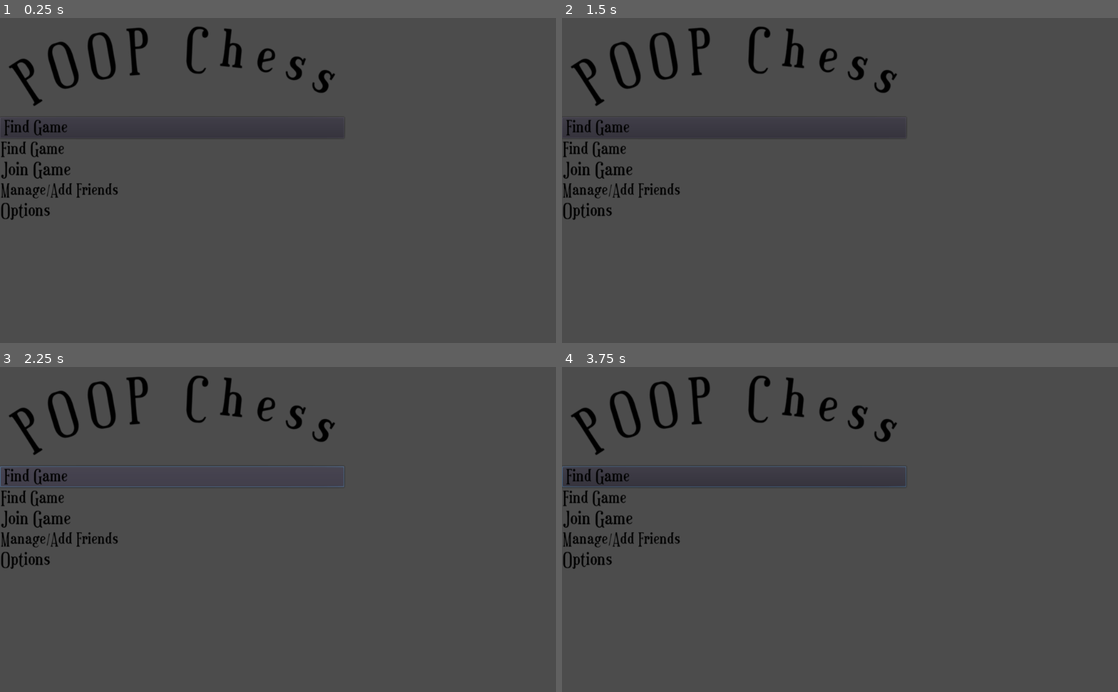
Above: before the commit, frames 1-4 (two rows, left to right).
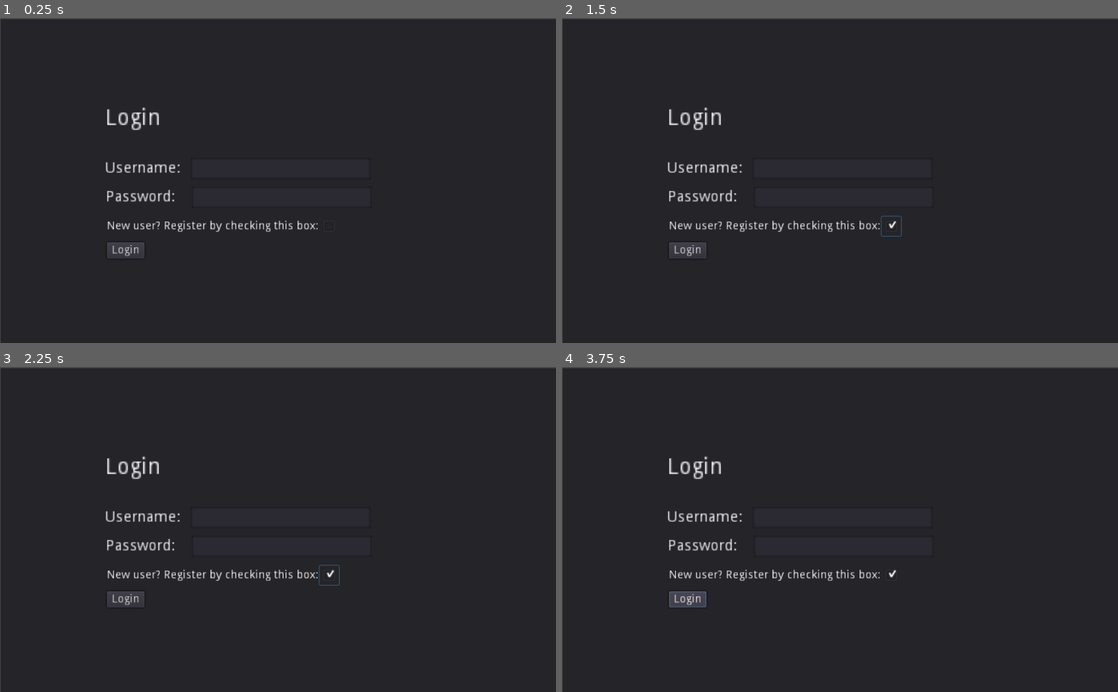
Above: after the commit, the same moments.

Repository: warez80/MultiplayerChess
Game: Godot game, scene res://Login.tscn
Same seed, same stepped clock (60 frames per second), same inputs: the game is played once before the commit and once after it. Before the commit the project starts from res://MainMenu.tscn. Video files are missing from this copy of the repository; at most half a second of black plays in their place.
Inputs (mouse positions are in pixels of both pictures, inside the frame that each line leads up to):
- Up to frame 1 (0.25 s): no input
- Up to frame 2 (1.5 s): click (689, 252) at 0.5 s, where only the run after the commit has a clickable "Login"; click (890, 226) at 1.27 s
- Up to frame 3 (2.25 s): click (172, 477) at 2.02 s
- Up to frame 4 (3.75 s): click (734, 477) at 2.77 s; click (689, 601) at 3.5 s, where only the run after the commit has a clickable "Login"

The runs differ from the first frame. In frame 1, 96% of the frame differs, in the area x 0-100%, y 0-100%; in frame 2, 96%; in frame 3, 97%; in frame 4, 96%.
Error after the commit: Invalid get index '0' (on base: 'Nil'). (res://Login.gd:26)

Commit message:
Added functionality to Login Screen

Diff:
--- a/Login.gd
+++ b/Login.gd
@@ -1,4 +1,8 @@
 extends Node
+
+onready var username = get_node("Panel/username/username_input")
+onready var password = get_node("Panel/password/password_input")
+onready var register = get_node("Panel/register_user/register_box")
 
 # class member variables go here, for example:
 # var a = 2
@@ -15,11 +19,25 @@
 #	pass
 
 
-func _on_Button_pressed():
-	var QUERY = "a=login&u=chris2&p=123&i=localhost"
+func _on_HTTPRequest_request_completed( result, response_code, headers, body ):
+	var json = JSON.parse(body.get_string_from_utf8())
+	print(json.result)
+
+	if json.result[0].status == 'Fail':
+		return
+
+	if json.result[0].action == 'login':
+		return
+
+	if json.result[0].action == 'register':
+		# GOTO New Lobby
+		return
+
+func _on_LoginButton_pressed():
+	var QUERY = "a=login&u="+username.get_text()+"&p="+password.get_text()+"&i=localhost"
+
+	if register.is_pressed():
+		QUERY = "a=register&u="+username.get_text()+"&p="+password.get_text()
+
 	var HEADERS = ["Content-Type: application/x-www-form-urlencoded", "Content-Length: " + str(QUERY.length())]
 	$HTTPRequest.request("http://www.chrisnastovski.com/COP4331/api.php", HEADERS, true, HTTPClient.METHOD_POST, QUERY)
-
-func _on_HTTPRequest_request_completed( result, response_code, headers, body ):
-    var json = JSON.parse(body.get_string_from_utf8())
-    print(json.result)
--- a/Login.tscn
+++ b/Login.tscn
@@ -2,7 +2,7 @@
 
 [ext_resource path="res://Login.gd" type="Script" id=1]
 
-[node name="Main" type="Node" index="0"]
+[node name="Main" type="Node"]
 
 script = ExtResource( 1 )
 
@@ -13,10 +13,11 @@
 anchor_right = 0.0
 anchor_bottom = 0.0
 margin_left = 1.0
-margin_top = 1.0
+margin_top = 2.0
 margin_right = 1027.0
-margin_bottom = 603.0
-rect_pivot_offset = Vector2( 0, 0 )
+margin_bottom = 604.0
+rect_pivot_offset = Vector2( 0, 0 )
+rect_clip_content = false
 mouse_filter = 0
 mouse_default_cursor_shape = 0
 size_flags_horizontal = 1
@@ -35,6 +36,7 @@
 margin_bottom = 177.0
 rect_scale = Vector2( 3, 3 )
 rect_pivot_offset = Vector2( 0, 0 )
+rect_clip_content = false
 mouse_filter = 2
 mouse_default_cursor_shape = 0
 size_flags_horizontal = 1
@@ -57,6 +59,7 @@
 margin_bottom = 103.0
 rect_scale = Vector2( 0.5, 0.5 )
 rect_pivot_offset = Vector2( 0, 0 )
+rect_clip_content = false
 focus_mode = 2
 mouse_filter = 0
 mouse_default_cursor_shape = 0
@@ -83,6 +86,7 @@
 margin_bottom = 276.0
 rect_scale = Vector2( 2, 2 )
 rect_pivot_offset = Vector2( 0, 0 )
+rect_clip_content = false
 mouse_filter = 2
 mouse_default_cursor_shape = 0
 size_flags_horizontal = 1
@@ -93,7 +97,7 @@
 max_lines_visible = -1
 _sections_unfolded = [ "Rect" ]
 
-[node name="username_input" type="LineEdit" parent="Panel/username" index="0"]
+[node name="username_input" type="TextEdit" parent="Panel/username" index="0"]
 
 anchor_left = 0.0
 anchor_top = 0.0
@@ -102,20 +106,31 @@
 margin_left = 79.0
 margin_top = -3.0
 margin_right = 245.0
-margin_bottom = 21.0
-rect_pivot_offset = Vector2( 0, 0 )
-focus_mode = 2
-mouse_filter = 0
-mouse_default_cursor_shape = 1
-size_flags_horizontal = 1
-size_flags_vertical = 1
-focus_mode = 2
+margin_bottom = 17.0
+rect_pivot_offset = Vector2( 0, 0 )
+rect_clip_content = false
+focus_mode = 2
+mouse_filter = 0
+mouse_default_cursor_shape = 0
+size_flags_horizontal = 1
+size_flags_vertical = 1
+text = ""
+readonly = false
+highlight_current_line = false
+syntax_highlighting = false
+show_line_numbers = false
+highlight_all_occurrences = false
+override_selected_font_color = false
 context_menu_enabled = true
-placeholder_alpha = 0.6
+smooth_scrolling = false
+v_scroll_speed = 80.0
+hiding_enabled = 0
+wrap_lines = false
+caret_block_mode = false
 caret_blink = false
 caret_blink_speed = 0.65
-caret_position = 0
-_sections_unfolded = [ "Margin" ]
+caret_moving_by_right_click = true
+_sections_unfolded = [ "Margin", "Size Flags" ]
 
 [node name="password" type="Label" parent="Panel" index="2"]
 
@@ -129,6 +144,7 @@
 margin_bottom = 329.0
 rect_scale = Vector2( 2, 2 )
 rect_pivot_offset = Vector2( 0, 0 )
+rect_clip_content = false
 mouse_filter = 2
 mouse_default_cursor_shape = 0
 size_flags_horizontal = 1
@@ -139,7 +155,7 @@
 max_lines_visible = -1
 _sections_unfolded = [ "Rect" ]
 
-[node name="password_input" type="LineEdit" parent="Panel/password" index="0"]
+[node name="password_input" type="TextEdit" parent="Panel/password" index="0"]
 
 anchor_left = 0.0
 anchor_top = 0.0
@@ -150,18 +166,29 @@
 margin_right = 245.0
 margin_bottom = 17.0
 rect_pivot_offset = Vector2( 0, 0 )
-focus_mode = 2
-mouse_filter = 0
-mouse_default_cursor_shape = 1
-size_flags_horizontal = 1
-size_flags_vertical = 1
-secret = true
-focus_mode = 2
+rect_clip_content = false
+focus_mode = 2
+mouse_filter = 0
+mouse_default_cursor_shape = 0
+size_flags_horizontal = 1
+size_flags_vertical = 1
+text = ""
+readonly = false
+highlight_current_line = false
+syntax_highlighting = false
+show_line_numbers = false
+highlight_all_occurrences = true
+override_selected_font_color = false
 context_menu_enabled = true
-placeholder_alpha = 0.6
+smooth_scrolling = false
+v_scroll_speed = 80.0
+hiding_enabled = 0
+wrap_lines = false
+caret_block_mode = false
 caret_blink = false
 caret_blink_speed = 0.65
-caret_position = 0
+caret_moving_by_right_click = true
+_sections_unfolded = [ "Anchor", "Caret", "Grow Direction", "Margin" ]
 
 [node name="register_user" type="Label" parent="Panel" index="3"]
 
@@ -175,6 +202,7 @@
 margin_bottom = 386.0
 rect_scale = Vector2( 1.5, 1.5 )
 rect_pivot_offset = Vector2( 0, 0 )
+rect_clip_content = false
 mouse_filter = 2
 mouse_default_cursor_shape = 0
 size_flags_horizontal = 1
@@ -185,7 +213,7 @@
 max_lines_visible = -1
 _sections_unfolded = [ "Rect" ]
 
-[node name="CheckBox" type="CheckBox" parent="Panel/register_user" index="0"]
+[node name="register_box" type="CheckBox" parent="Panel/register_user" index="0"]
 
 anchor_left = 0.0
 anchor_top = 0.0
@@ -196,6 +224,7 @@
 margin_right = 285.0
 margin_bottom = 19.0
 rect_pivot_offset = Vector2( 0, 0 )
+rect_clip_content = false
 focus_mode = 2
 mouse_filter = 0
 mouse_default_cursor_shape = 0
@@ -215,6 +244,8 @@
 body_size_limit = -1
 max_redirects = 8
 
+[connection signal="pressed" from="Panel/login/Button" to="." method="_on_LoginButton_pressed"]
+
 [connection signal="pressed" from="Panel/login/Button" to="." method="_on_Button_pressed"]
 
 [connection signal="request_completed" from="HTTPRequest" to="." method="_on_HTTPRequest_request_completed"]
--- a/MainMenu.tscn
+++ b/MainMenu.tscn
@@ -8,7 +8,7 @@
 [ext_resource path="res://Add_Friends.png" type="Texture" id=6]
 [ext_resource path="res://Options.png" type="Texture" id=7]
 
-[node name="MainMenu" type="MarginContainer"]
+[node name="MainMenu" type="MarginContainer" index="0"]
 
 anchor_left = 0.0
 anchor_top = 0.0
@@ -17,6 +17,7 @@
 margin_right = 8.0
 margin_bottom = 40.0
 rect_pivot_offset = Vector2( 0, 0 )
+rect_clip_content = false
 mouse_filter = 0
 mouse_default_cursor_shape = 0
 size_flags_horizontal = 1
@@ -34,6 +35,7 @@
 margin_right = 1064.0
 margin_bottom = 608.0
 rect_pivot_offset = Vector2( 0, 0 )
+rect_clip_content = false
 mouse_filter = 0
 mouse_default_cursor_shape = 0
 size_flags_horizontal = 1
@@ -58,6 +60,7 @@
 margin_right = 642.0
 margin_bottom = 375.0
 rect_pivot_offset = Vector2( 0, 0 )
+rect_clip_content = false
 mouse_filter = 1
 mouse_default_cursor_shape = 0
 size_flags_horizontal = 1
@@ -73,6 +76,7 @@
 margin_right = 634.0
 margin_bottom = 375.0
 rect_pivot_offset = Vector2( 0, 0 )
+rect_clip_content = false
 mouse_filter = 1
 mouse_default_cursor_shape = 0
 size_flags_horizontal = 1
@@ -88,6 +92,7 @@
 margin_right = 634.0
 margin_bottom = 179.0
 rect_pivot_offset = Vector2( 0, 0 )
+rect_clip_content = false
 mouse_filter = 1
 mouse_default_cursor_shape = 0
 size_flags_horizontal = 1
@@ -105,6 +110,7 @@
 margin_right = 634.0
 margin_bottom = 375.0
 rect_pivot_offset = Vector2( 0, 0 )
+rect_clip_content = false
 mouse_filter = 1
 mouse_default_cursor_shape = 0
 size_flags_horizontal = 1
@@ -120,6 +126,7 @@
 margin_right = 634.0
 margin_bottom = 39.0
 rect_pivot_offset = Vector2( 0, 0 )
+rect_clip_content = false
 focus_mode = 2
 mouse_filter = 0
 mouse_default_cursor_shape = 0
@@ -144,6 +151,7 @@
 margin_right = 634.0
 margin_bottom = 76.0
 rect_pivot_offset = Vector2( 0, 0 )
+rect_clip_content = false
 mouse_filter = 1
 mouse_default_cursor_shape = 0
 size_flags_horizontal = 1
@@ -161,6 +169,7 @@
 margin_right = 634.0
 margin_bottom = 116.0
 rect_pivot_offset = Vector2( 0, 0 )
+rect_clip_content = false
 mouse_filter = 1
 mouse_default_cursor_shape = 0
 size_flags_horizontal = 1
@@ -178,6 +187,7 @@
 margin_right = 634.0
 margin_bottom = 152.0
 rect_pivot_offset = Vector2( 0, 0 )
+rect_clip_content = false
 mouse_filter = 1
 mouse_default_cursor_shape = 0
 size_flags_horizontal = 1
@@ -195,6 +205,7 @@
 margin_right = 634.0
 margin_bottom = 192.0
 rect_pivot_offset = Vector2( 0, 0 )
+rect_clip_content = false
 mouse_filter = 1
 mouse_default_cursor_shape = 0
 size_flags_horizontal = 1
--- a/project.godot
+++ b/project.godot
@@ -11,7 +11,7 @@
 [application]
 
 config/name="MultiplayerChess"
-run/main_scene="res://MainMenu.tscn"
+run/main_scene="res://Login.tscn"
 config/icon="res://icon.png"
 
 [rendering]
